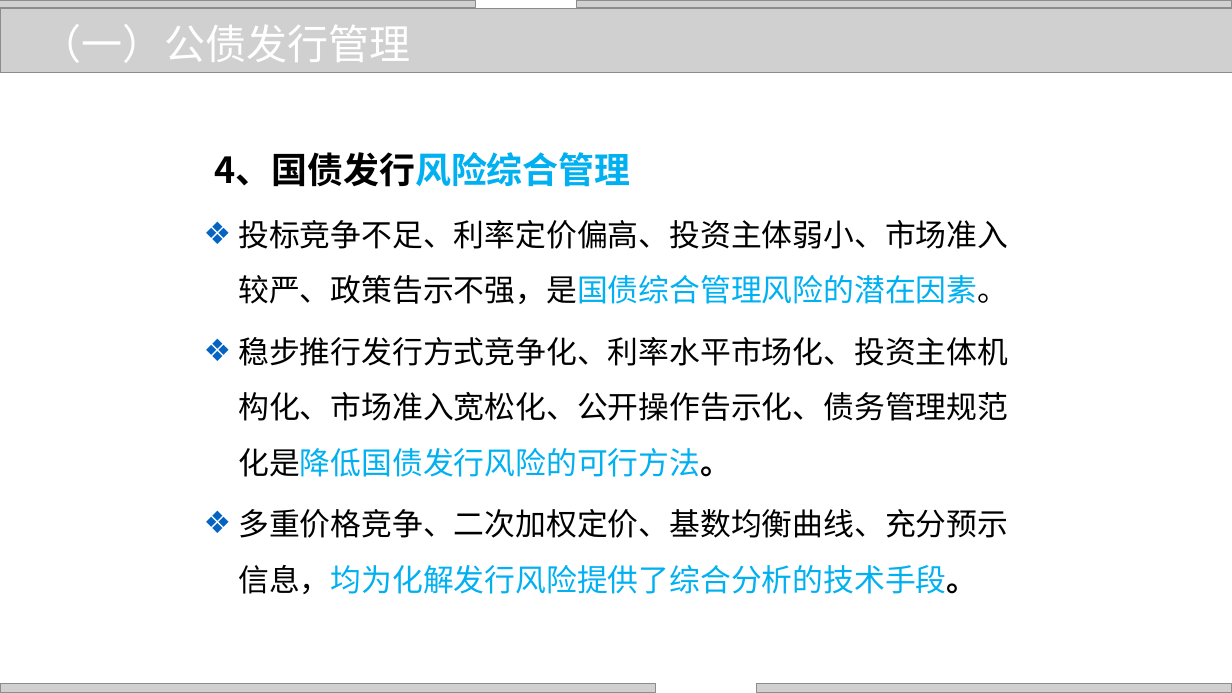
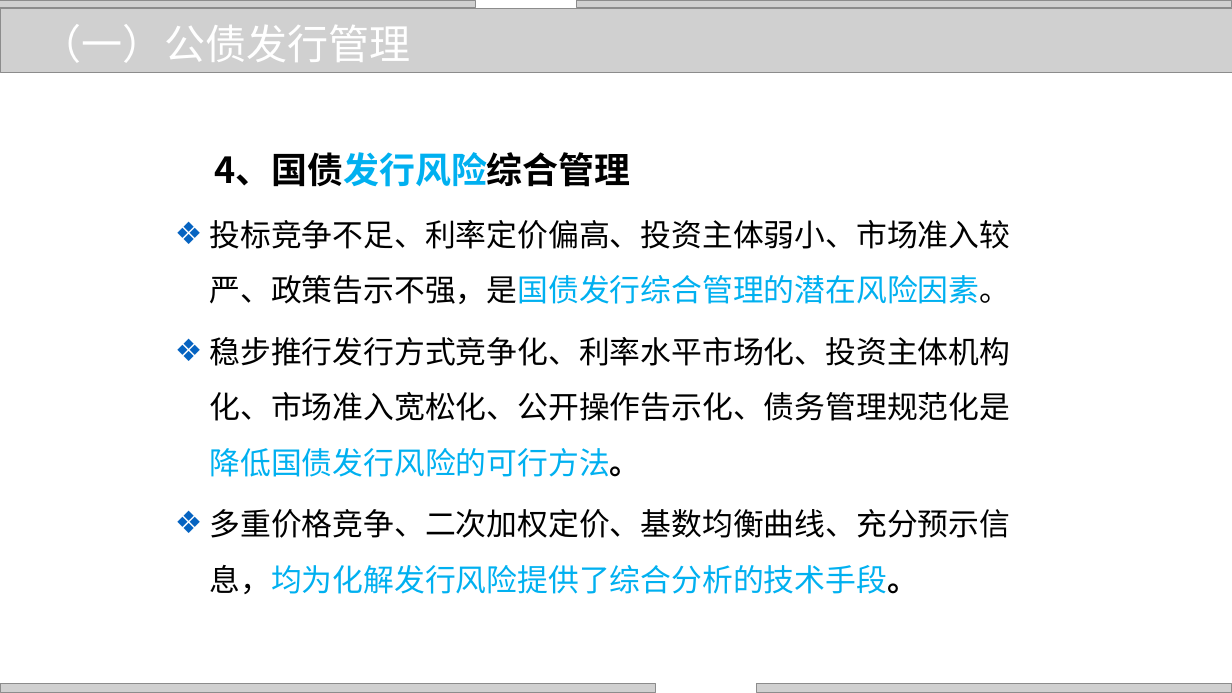
Before and after one commit to zhangjianzhang/internet_credit, a slide deck: slide 26 of files/slides/lecture_13.pptx. Drawn at 1232x693 pixels with LibreOffice and Linux fonts; fonts in the diff are those of the drawing; grey boxes stand for pictures; background and template pictures are left out. Boxes give left, top, right and bottom in pixels: in the first picture for what was removed or moved away, otherwise in the second. Text is boxed around its words. In the diff, an @@ line names an element or a change of style, - is before the commit and + after.

```diff
--- a/files/slides/lecture_13.pptx
+++ b/files/slides/lecture_13.pptx
@@ text "4、国债发行风险综合管理" at (215,152,631,187): text colour #000000 to #00B0F0, text colour #00B0F0 to #000000 in "4、国债发行风险综合管理" @@
@@ text "投标竞争不足、利率定价偏高、投资主体弱小、市场准入较严、政策告示不强，是国债发行综合管理的潜在风险因素。": place and size @@
-text "投标竞争不足、利率定价偏高、投资主体弱小、市场准入较严、政策告示不强，是国债发行综合管理的潜在风险因素。" at (238,220,1008,594)
+text "投标竞争不足、利率定价偏高、投资主体弱小、市场准入较严、政策告示不强，是国债发行综合管理的潜在风险因素。" at (210,220,1011,594)
@@ text at (210,220,1011,304): text changed @@
-❖ 投标竞争不足、利率定价偏高、投资主体弱小、市场准入较严、政策告示不强，是国债综合管理风险的潜在因素。
+❖ 投标竞争不足、利率定价偏高、投资主体弱小、市场准入较严、政策告示不强，是国债发行综合管理的潜在风险因素。
```
Also in this commit, not shown: 12 other slides changed, 4 slides added, 3 other files.
